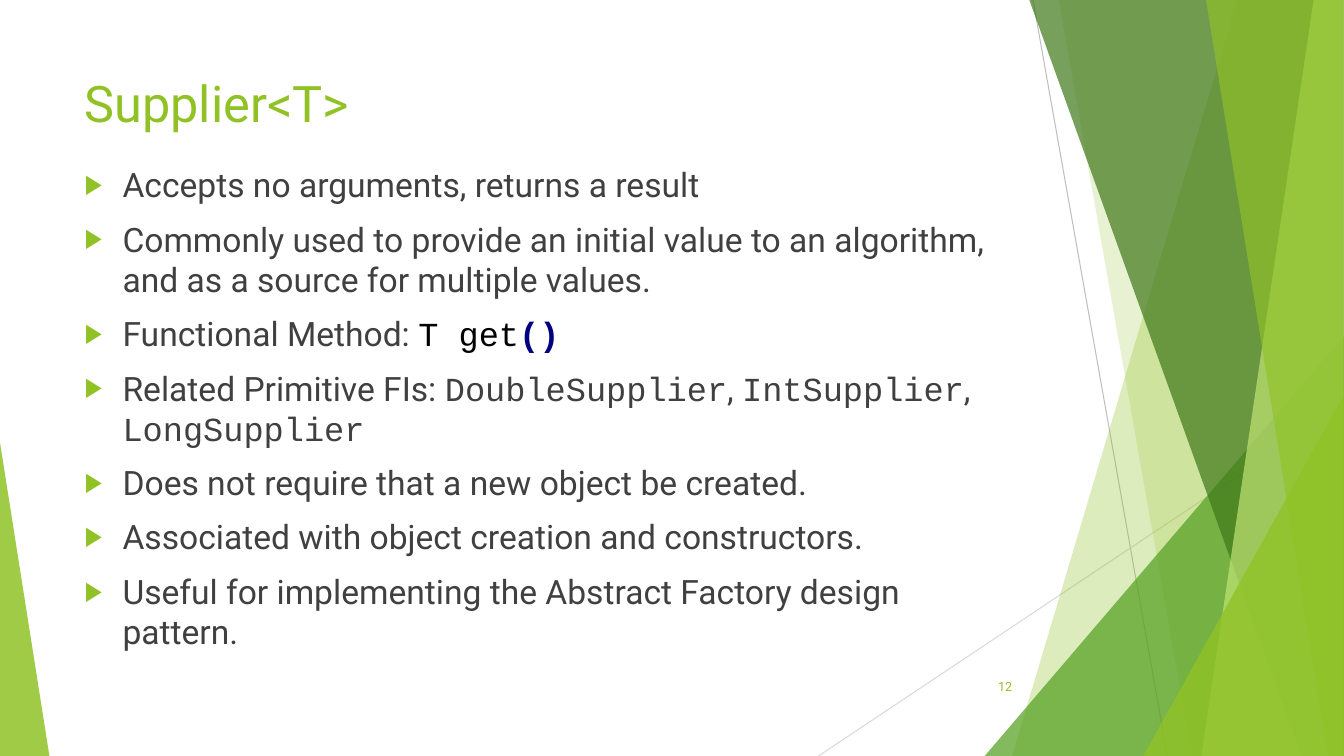
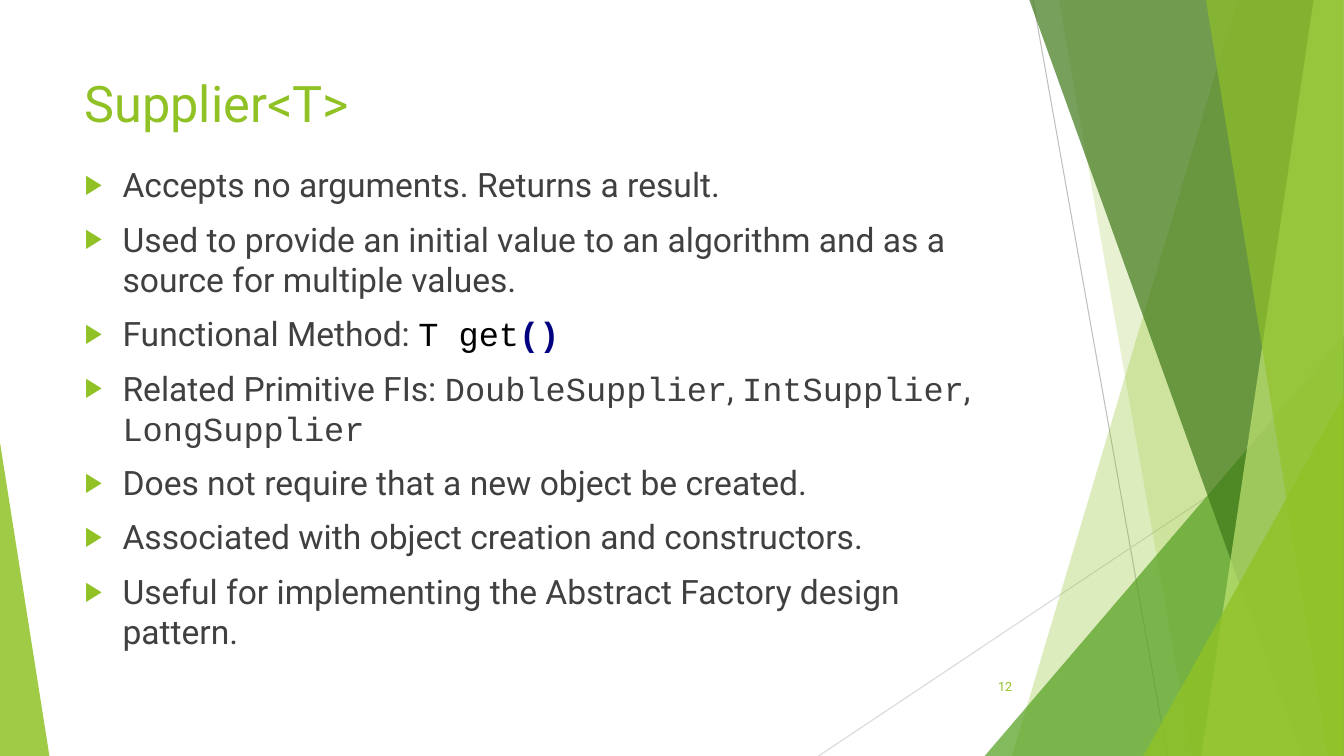
Before and after one commit to RichardRoda/2017-CodePaLOUsa-Lambda, a slide deck: slide 12 of Learning to Love the Lambda in the Stream.pptx. Drawn at 1344x756 pixels with LibreOffice and Linux fonts; fonts in the diff are those of the drawing. Boxes give left, top, right and bottom in pixels: in the first picture for what was removed or moved away, otherwise in the second. Text is boxed around its words. In the diff, an @@ line names an element or a change of style, - is before the commit and + after.

```diff
--- a/Learning to Love the Lambda in the Stream.pptx
+++ b/Learning to Love the Lambda in the Stream.pptx
@@ text at (123, 172, 945, 299): text changed @@
-▶ Accepts no arguments, returns a result
-▶ Commonly used to provide an initial value to an algorithm, and as a source for multiple values.
+▶ Accepts no arguments. Returns a result.
+▶ Used to provide an initial value to an algorithm and as a source for multiple values.
```
Also in this commit, not shown: 8 other slides changed.
